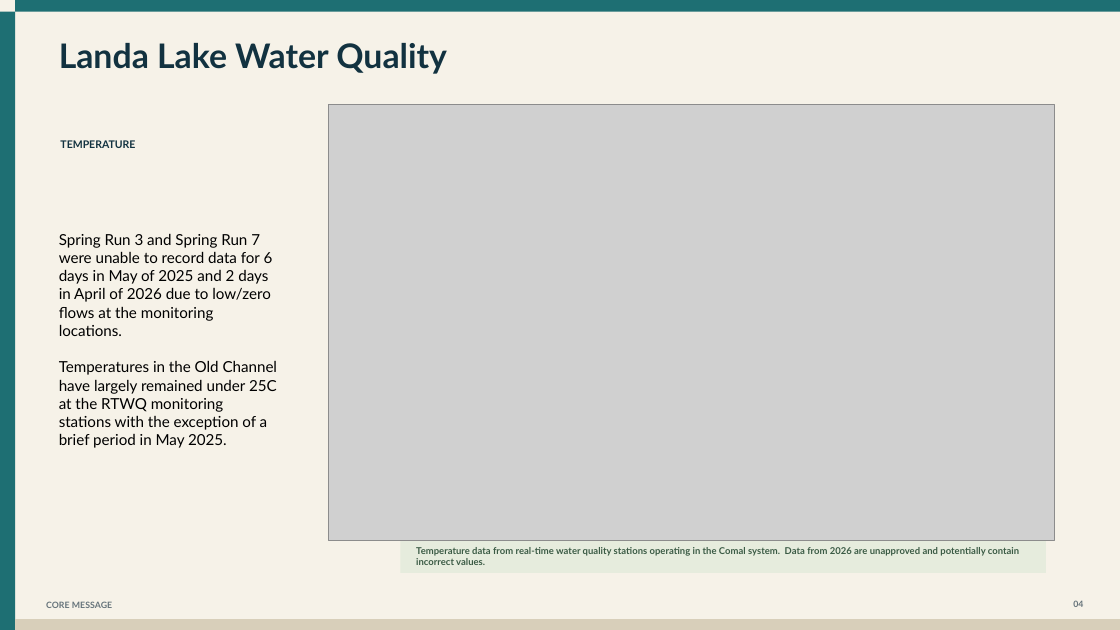
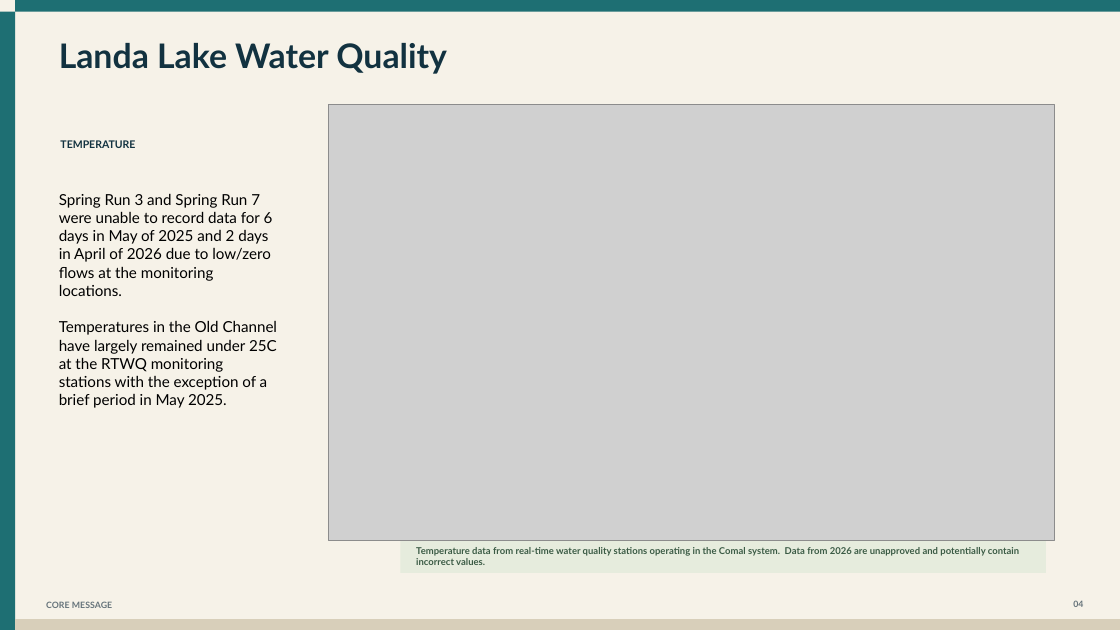
Before and after one commit to cfurl/EAHCP-Fall-2026-Sci-Comm, a slide deck: slide 23 of Comal_mgt_presentation/EAHCP_Landa_Lake.pptx. Drawn at 1120x630 pixels with LibreOffice and Linux fonts; fonts in the diff are those of the drawing; grey boxes stand for pictures. Boxes give left, top, right and bottom in pixels: in the first picture for what was removed or moved away, otherwise in the second. Text is boxed around its words. In the diff, an @@ line names an element or a change of style, - is before the commit and + after.

```diff
--- a/Comal_mgt_presentation/EAHCP_Landa_Lake.pptx
+++ b/Comal_mgt_presentation/EAHCP_Landa_Lake.pptx
@@ text "Spring Run 3 and Spring ...": place and size @@
-text "Spring Run 3 and Spring ..." at bbox=[59, 234, 278, 448]
+text "Spring Run 3 and Spring ..." at bbox=[59, 194, 278, 408]
```
Also in this commit, not shown: 13 other slides changed, 1 slide added, 14 slides removed, 5 other files.
